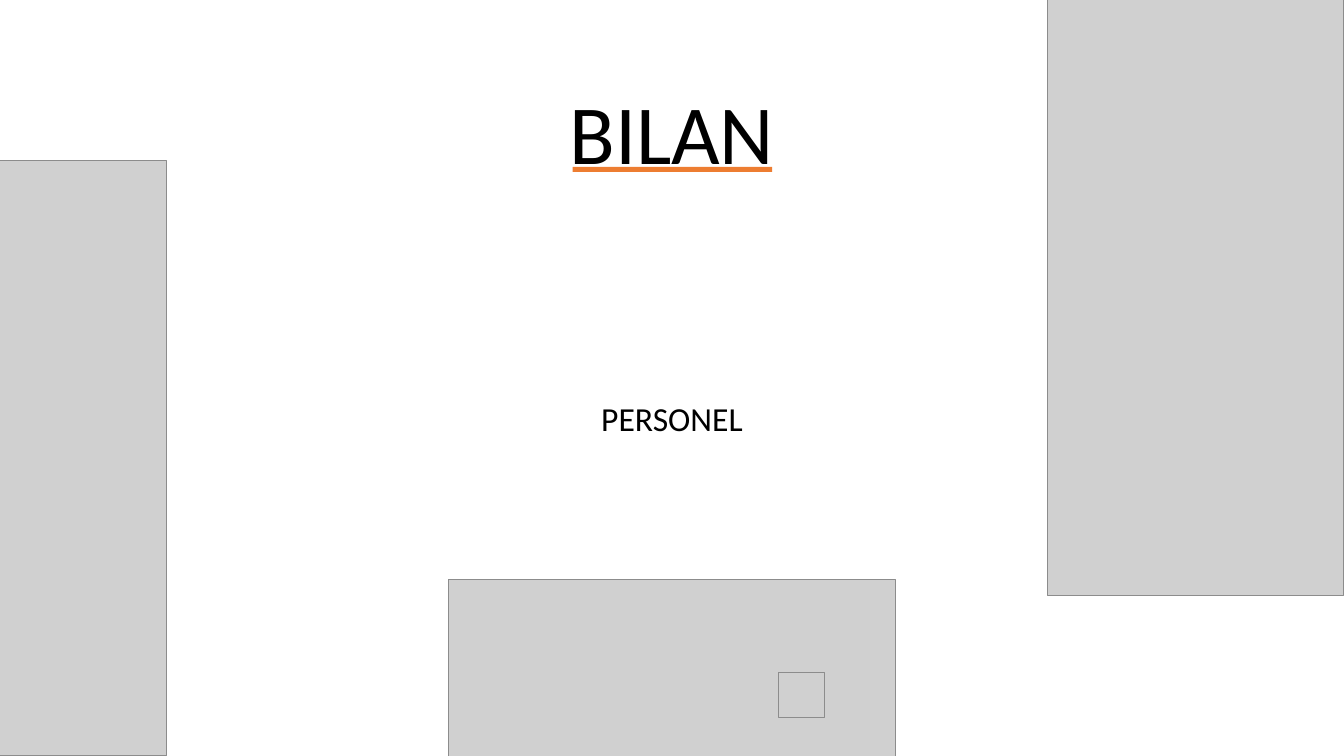
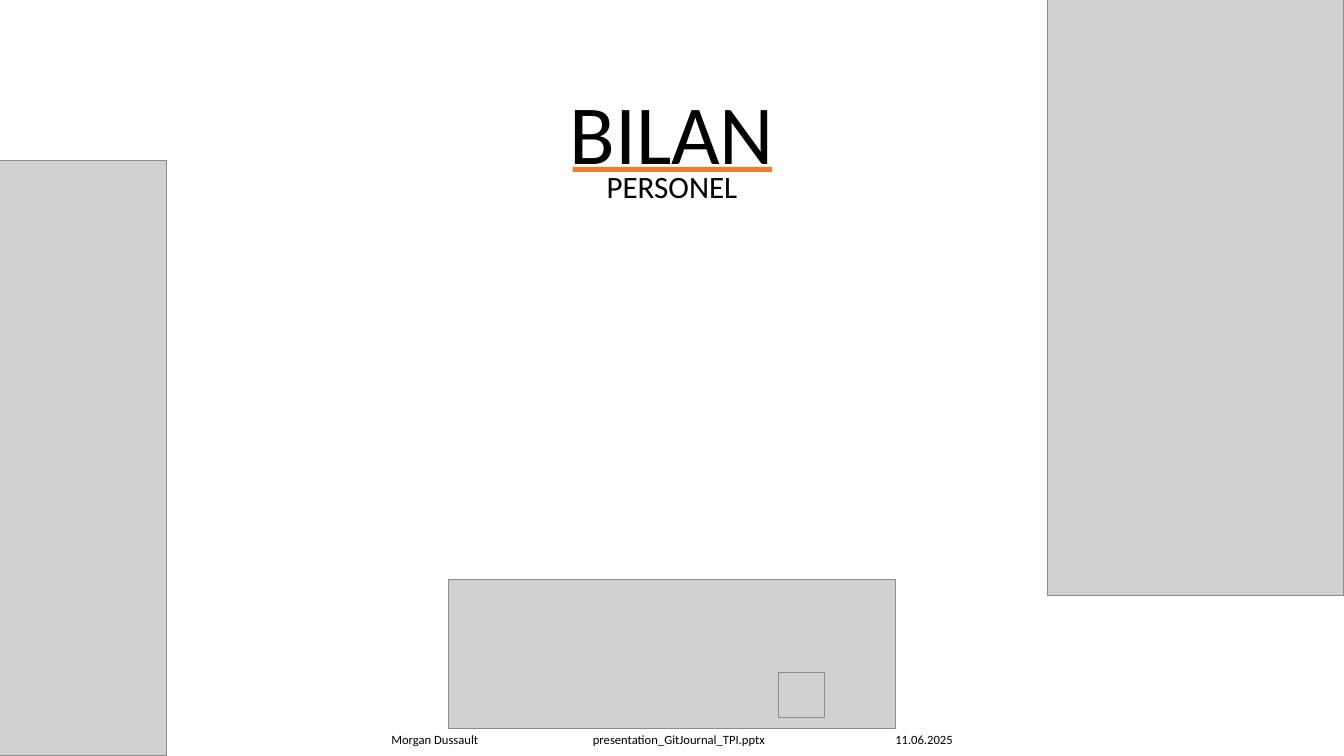
Before and after one commit to Morgan-DD/GitJournal, a slide deck: slide 26 of presentation/presentation_GitJournal_TPI.pptx (slide 15 before the commit). Drawn at 1344x756 pixels with LibreOffice and Linux fonts; fonts in the diff are those of the drawing; grey boxes stand for pictures. Boxes give left, top, right and bottom in pixels: in the first picture for what was removed or moved away, otherwise in the second. Text is boxed around its words. In the diff, an @@ line names an element or a change of style, - is before the commit and + after.

```diff
--- a/presentation/presentation_GitJournal_TPI.pptx
+++ b/presentation/presentation_GitJournal_TPI.pptx
@@ text "PERSONEL": place and size @@
-text "PERSONEL" at [601,409,742,432]
+text "PERSONEL" at [607,178,738,199]
@@ text "PERSONEL" at [607,178,738,199]: size 24 to 22.2 pt; line spacing 0.9 to 0.7 @@
@@ picture: place and size @@
-picture at [449,580,896,756]
+picture at [449,580,896,729]
@@ text added at [391,735,952,746], 9 pt, text #000000 @@
+Morgan Dussault presentation_GitJournal_TPI.pptx 11.06.2025
```
Also in this commit, not shown: 14 other slides changed, 11 slides added, 19 other files.
